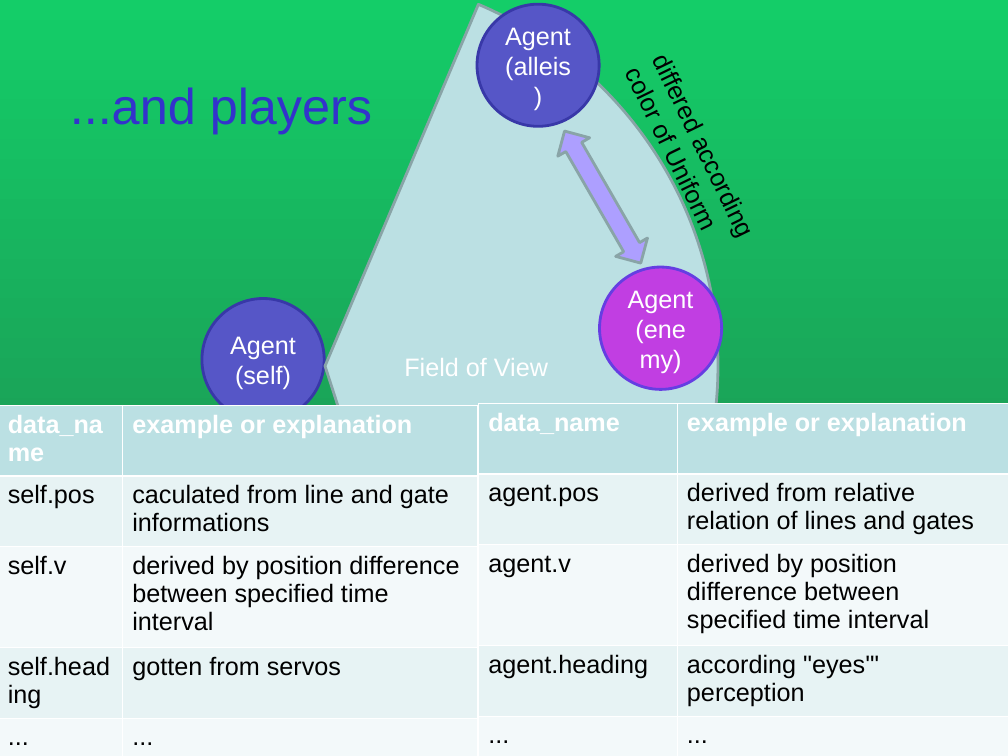
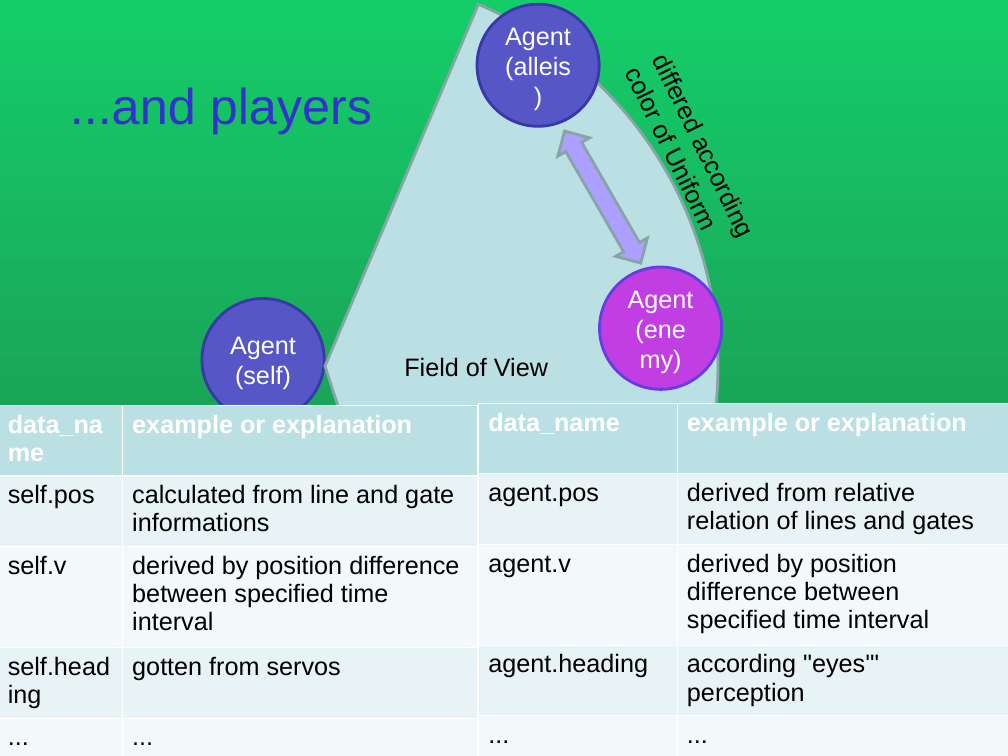
Before and after one commit to laeufertt/OC-MAS, a slide deck: slide 2 of Modellierung der Umgebung.ppt. Drawn at 1008x756 pixels with LibreOffice and Linux fonts; fonts in the diff are those of the drawing. Boxes give left, top, right and bottom in pixels: in the first picture for what was removed or moved away, otherwise in the second. Text is boxed around its words. In the diff, an @@ line names an element or a change of style, - is before the commit and + after.

```diff
--- a/Modellierung der Umgebung.ppt
+++ b/Modellierung der Umgebung.ppt
@@ freeform shape "Field of View" at (0,0,719,756): text colour #FFFFFF to #000000; outline redrawn @@
@@ table at (0,405,477,756) @@
-row 2, column 2: caculated from line and gate informations
+row 2, column 2: calculated from line and gate informations
```
Also in this commit, not shown: 2 other slides changed, 1 other file.
